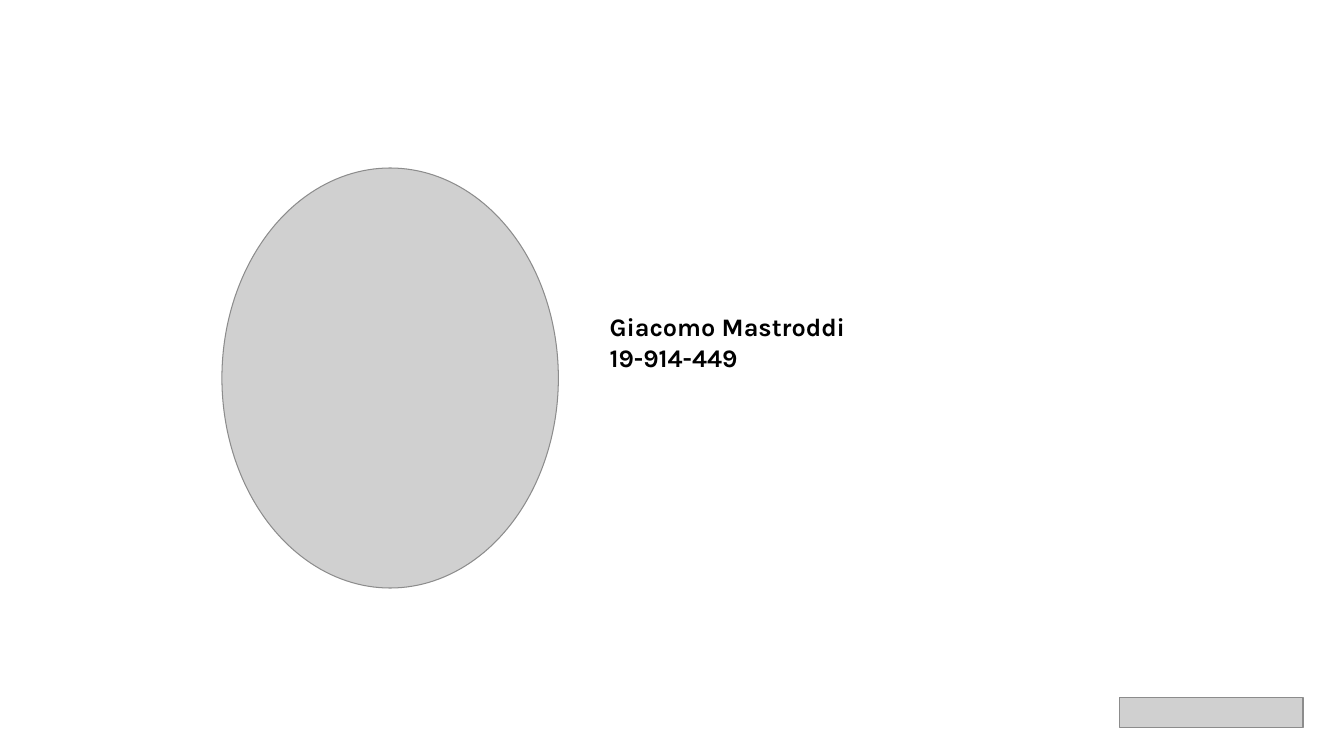
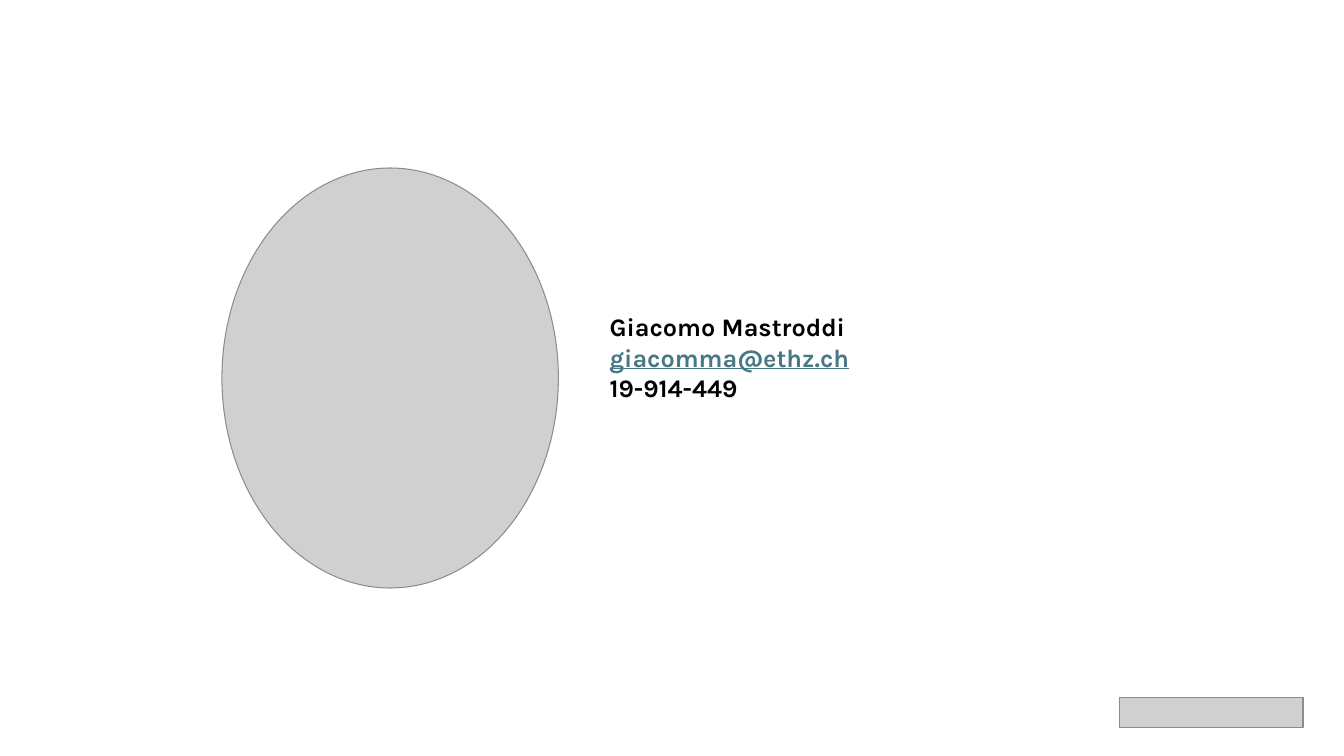
Before and after one commit to Jackmastro/MPC_DeePC_COCO, a slide deck: slide 8 of COCO2024project_GiacomoMastroddi.pptx. Drawn at 1344x756 pixels with LibreOffice and Linux fonts; fonts in the diff are those of the drawing; grey boxes stand for pictures. Boxes give left, top, right and bottom in pixels: in the first picture for what was removed or moved away, otherwise in the second. Text is boxed around its words. In the diff, an @@ line names an element or a change of style, - is before the commit and + after.

```diff
--- a/COCO2024project_GiacomoMastroddi.pptx
+++ b/COCO2024project_GiacomoMastroddi.pptx
@@ text at (x1=610, y1=349, x2=849, y2=373): paragraph added @@
+giacomma@ethz.ch
```
Also in this commit, not shown: 2 other files.
